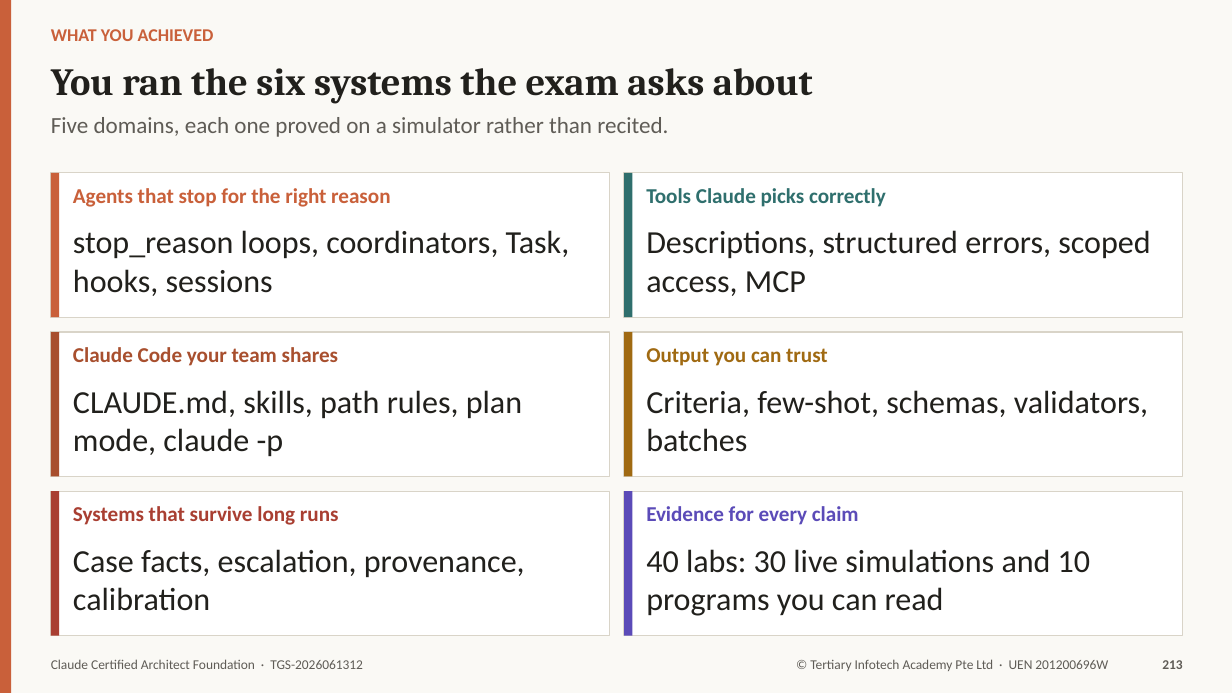
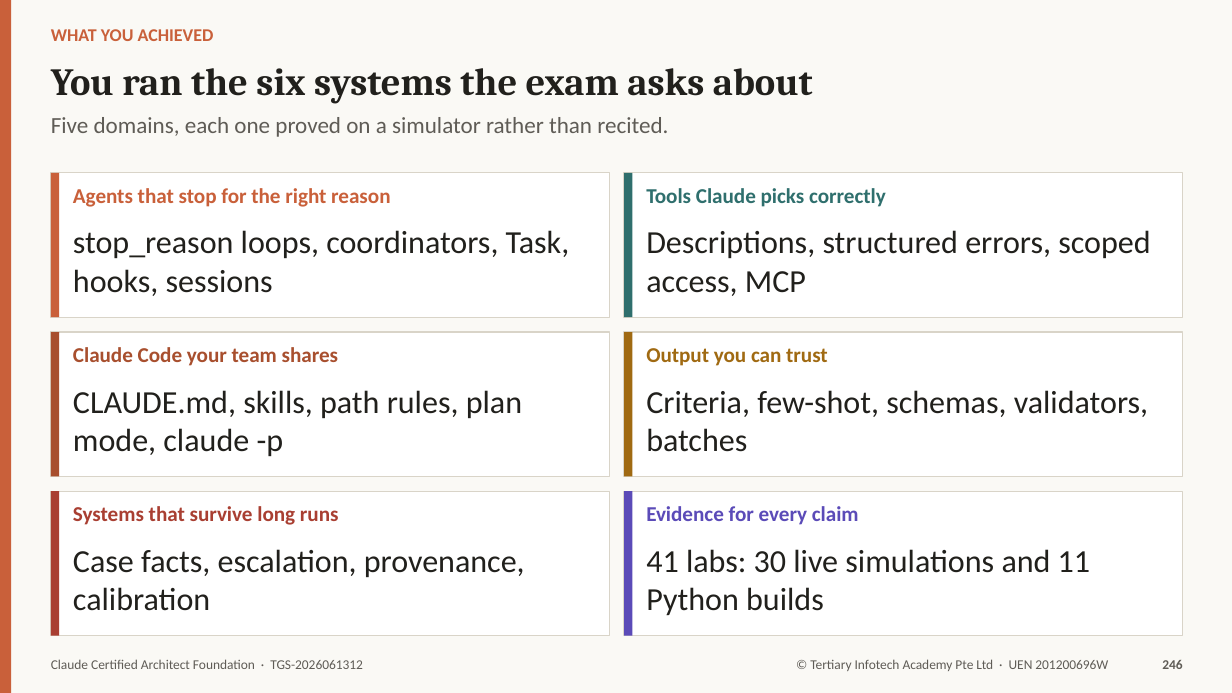
Before and after one commit to tertiarycourses/TGS-2026061312-Claude-Certified-Architect-Foundation, a slide deck: slide 246 of courseware/TGS-2026061312-Claude-Certified-Architect-Foundation-Trainer-Slides-v3.0.pptx (slide 213 before the commit). Drawn at 1232x693 pixels with LibreOffice and Linux fonts; fonts in the diff are those of the drawing. Boxes give left, top, right and bottom in pixels: in the first picture for what was removed or moved away, otherwise in the second. Text is boxed around its words. In the diff, an @@ line names an element or a change of style, - is before the commit and + after.

```diff
--- a/courseware/TGS-2026061312-Claude-Certified-Architect-Foundation-Trainer-Slides-v3.0.pptx
+++ b/courseware/TGS-2026061312-Claude-Certified-Architect-Foundation-Trainer-Slides-v3.0.pptx
@@ text at bbox=[646, 549, 1090, 615]: text changed @@
-40 labs: 30 live simulations and 10 programs you can read
+41 labs: 30 live simulations and 11 Python builds
@@ text at bbox=[1162, 660, 1182, 669]: text changed @@
-213
+246
```
Also in this commit, not shown: 176 other slides changed, 33 slides added, 1 other file.
